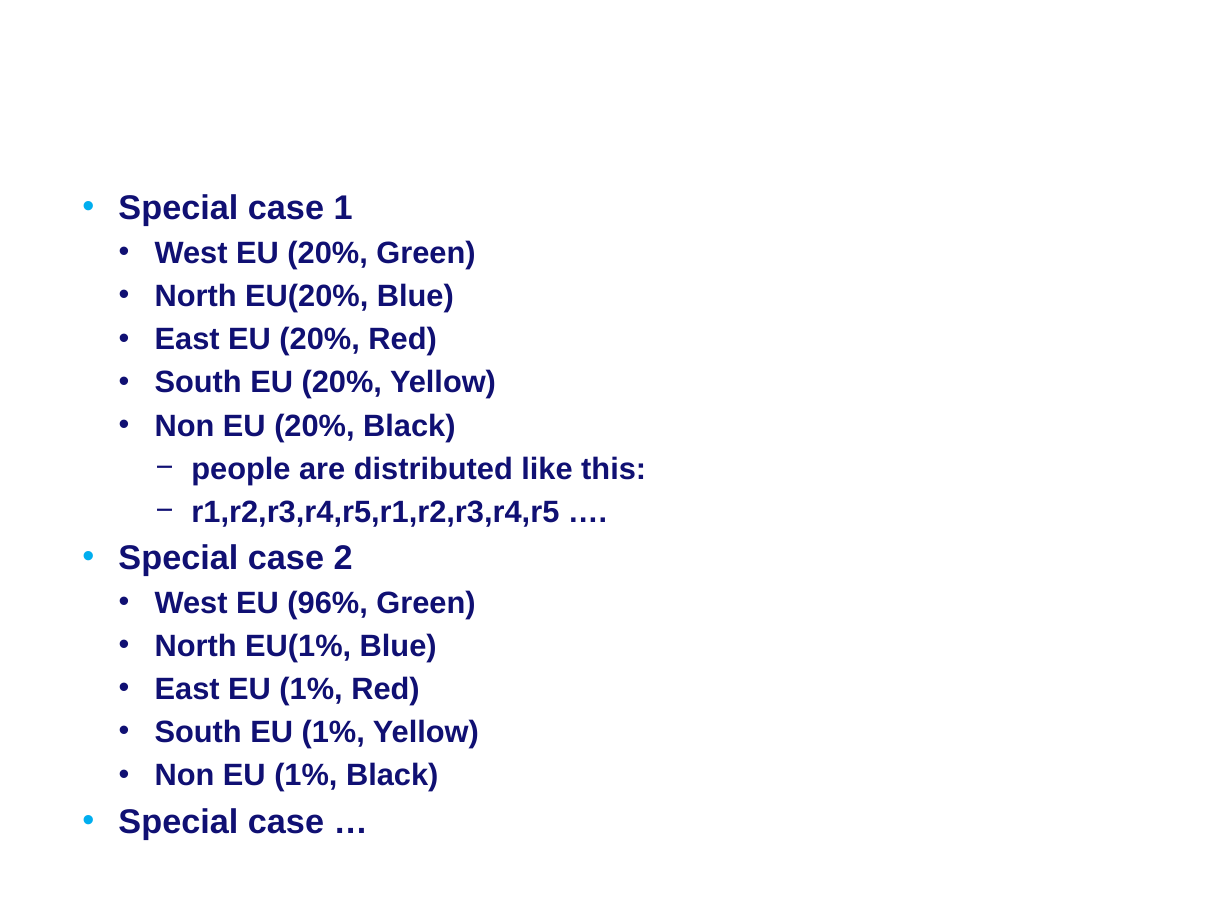
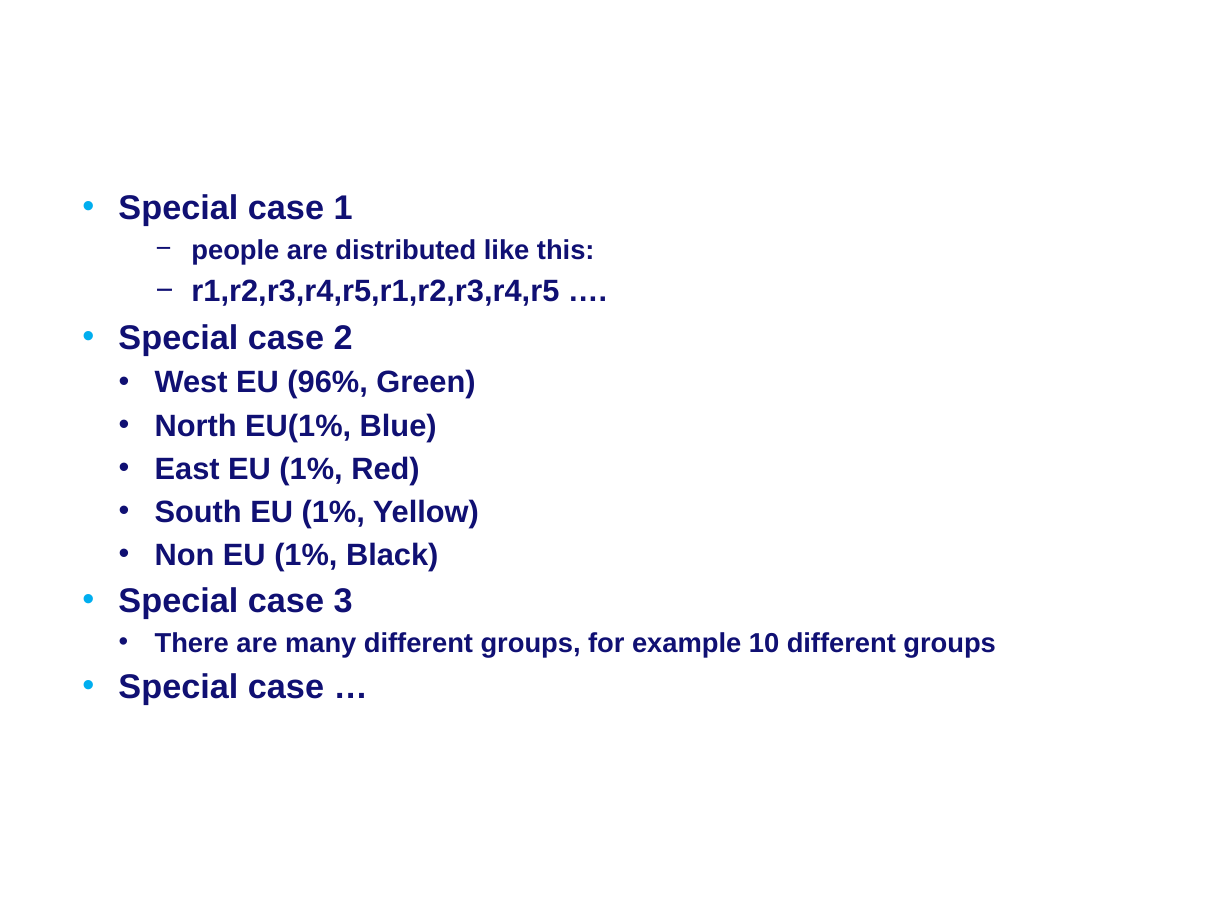
Before and after one commit to radualex/GeographicAlgsProject, a slide deck: slide 25 of GA_Group7_DotMap Final Preposition.pptx. Drawn at 1232x924 pixels with LibreOffice and Linux fonts; fonts in the diff are those of the drawing; background and template pictures are left out. Boxes give left, top, right and bottom in pixels: in the first picture for what was removed or moved away, otherwise in the second. Text is boxed around its words. In the diff, an @@ line names an element or a change of style, - is before the commit and + after.

```diff
--- a/GA_Group7_DotMap Final Preposition.pptx
+++ b/GA_Group7_DotMap Final Preposition.pptx
@@ text at box(191, 239, 595, 265): size 18 to 16 pt in "people are distributed like this:" @@
@@ text at box(155, 240, 496, 441): paragraphs removed @@
-  • West EU (20%, Green)
-  • North EU(20%, Blue)
-  • East EU (20%, Red)
-  • South EU (20%, Yellow)
-  • Non EU (20%, Black)
@@ text at box(118, 587, 995, 658): paragraphs added @@
+• Special case 3
+  • There are many different groups, for example 10 different groups
```
Also in this commit, not shown: 1 other slide changed.
